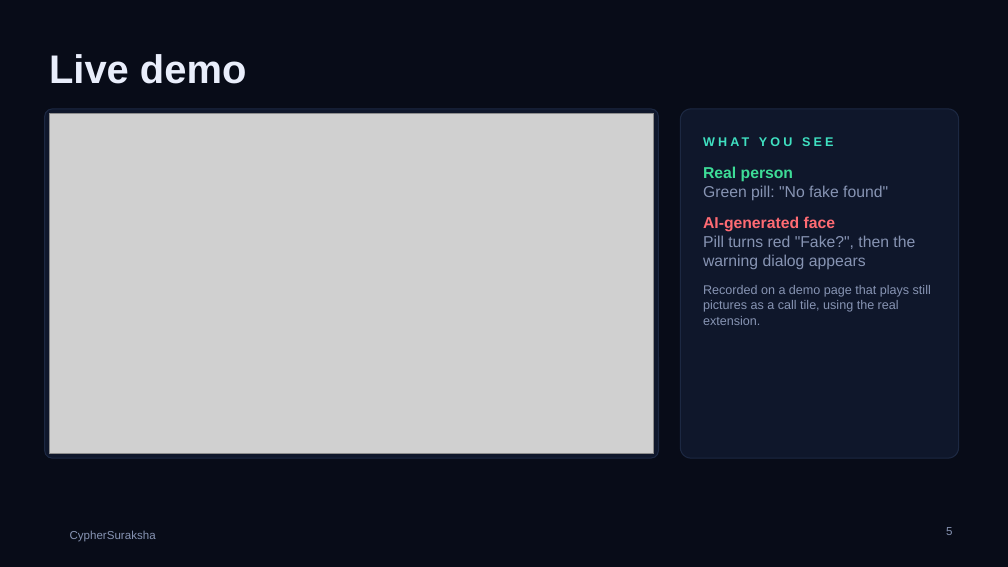
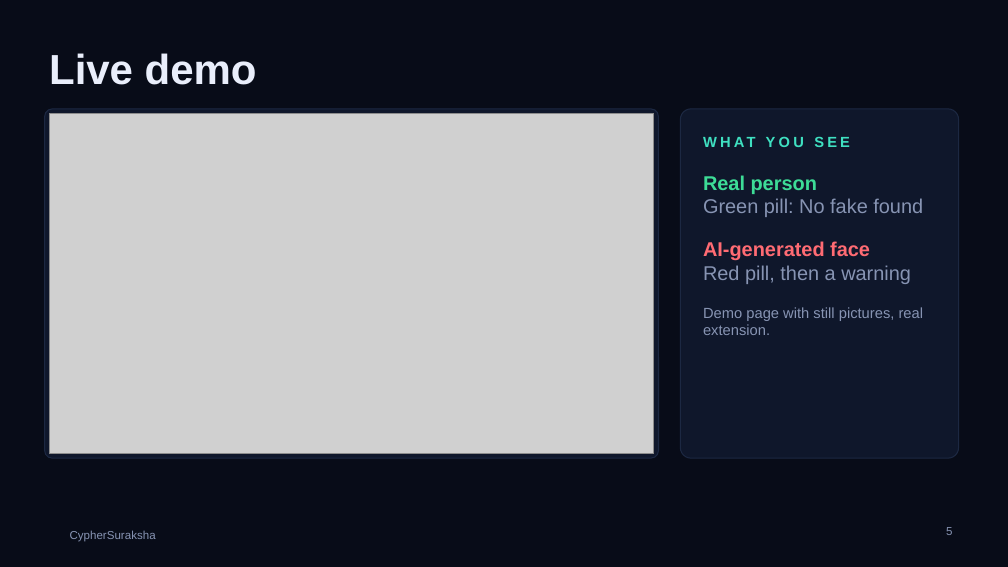
Before and after one commit to nishadiyer/CypherSuraksha, a slide deck: slide 5 of docs/pitch/CypherSuraksha-pitch.pptx. Drawn at 1008x567 pixels with LibreOffice and Linux fonts; fonts in the diff are those of the drawing; grey boxes stand for pictures; background and template pictures are left out. Boxes give left, top, right and bottom in pixels: in the first picture for what was removed or moved away, otherwise in the second. Text is boxed around its words. In the diff, an @@ line names an element or a change of style, - is before the commit and + after.

```diff
--- a/docs/pitch/CypherSuraksha-pitch.pptx
+++ b/docs/pitch/CypherSuraksha-pitch.pptx
@@ title "Live demo" at <box>49,53,257,85</box>: size 38 to 40 pt @@
@@ text "WHAT YOU SEE" at <box>703,129,938,155</box>: size 12 to 14 pt @@
@@ text at <box>703,175,870,261</box>: size 15 to 19 pt in "Real person", "AI-generated face" @@
@@ text "Real person": place and size @@
-text "Real person" at <box>703,166,931,325</box>
+text "Real person" at <box>703,175,924,335</box>
@@ text at <box>703,198,923,217</box>: text changed; size 15 to 19 pt @@
-Green pill: "No fake found"
+Green pill: No fake found
@@ text at <box>703,265,924,335</box>: text changed; size 12 to 14 pt @@
-Pill turns red "Fake?", then the warning dialog appears
-Recorded on a demo page that plays still pictures as a call tile, using the real extension.
+Red pill, then a warning
+Demo page with still pictures, real extension.
```
Also in this commit, not shown: 7 other slides changed, 1 other file.
